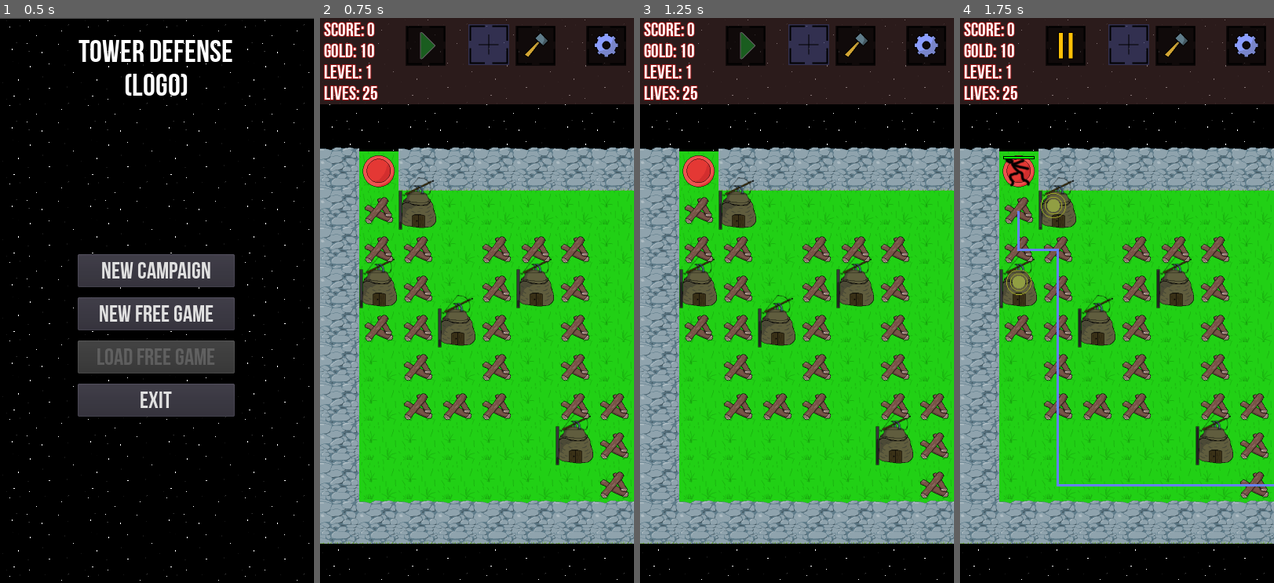
Above: before the commit, frames 1-4 (left to right).
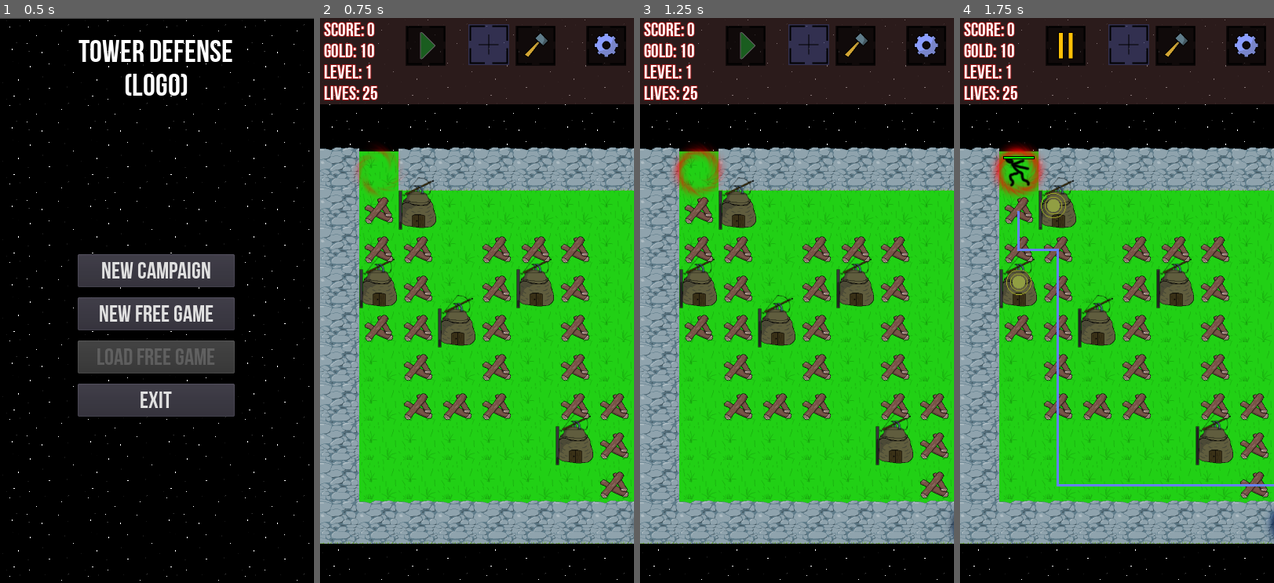
Above: after the commit, the same moments.

Repository: thewillwillhelp/godot-td
Game: Godot game, scene res://scenes/MainMenu.tscn
Two runs of this game, one before a commit and one after it. Both use one fixed random seed, a clock stepped at 60 frames per second and the inputs below.
Inputs (mouse positions are in pixels of both pictures, inside the frame that each line leads up to):
- Up to frame 1 (0.5 s): no input
- Up to frame 2 (0.75 s): click "New campaign" at 0.5 s
- Up to frame 3 (1.25 s): no input
- Up to frame 4 (1.75 s): click (1066, 46) at 1.25 s

Frame 1 is identical in both runs. In frame 2, 0.7% of the frame differs, in the area x 11-100%, y 22-91%; in frame 3, 1.2%; in frame 4, 1.2%, in the area x 10-100%, y 22-93%.

Commit message:
feat: add animated portals

Diff:
--- a/scenes/BattleFieldScene.gd
+++ b/scenes/BattleFieldScene.gd
@@ -404,7 +404,8 @@
         self.is_wait_next_wave = false
         self.is_game_on_pause = true
         self._on_StartWaveButton_pressed()
-        self.game_data.current_wave += 1
+        if self.game_data.has("max_waves"):
+            self.game_data.current_wave += 1
 
 func get_random_border_position(to_keep_distance: Vector2 = Vector2()) -> Vector2:
     randomize()
--- a/scenes/BattleFieldScene.tscn
+++ b/scenes/BattleFieldScene.tscn
@@ -7,10 +7,36 @@
 [ext_resource path="res://assets/images/exit-portal.png" type="Texture" id=5]
 [ext_resource path="res://assets/images/enter-portal.png" type="Texture" id=6]
 [ext_resource path="res://assets/images/main-background-v2.png" type="Texture" id=7]
+[ext_resource path="res://assets/images/particles/effect_4.png" type="Texture" id=9]
 [ext_resource path="res://scenes/swipe_detector.gd" type="Script" id=11]
 
 [sub_resource type="RectangleShape2D" id=1]
 extents = Vector2( 5, 5 )
+
+[sub_resource type="Gradient" id=2]
+offsets = PoolRealArray( 0, 0.906475 )
+colors = PoolColorArray( 0.0117647, 0.0117647, 0.0117647, 1, 0.00784314, 0.380392, 0.976471, 1 )
+
+[sub_resource type="GradientTexture" id=3]
+gradient = SubResource( 2 )
+
+[sub_resource type="ParticlesMaterial" id=4]
+flag_disable_z = true
+gravity = Vector3( 0, 0, 0 )
+angular_velocity = -210.33
+orbit_velocity = 0.0
+orbit_velocity_random = 0.0
+linear_accel = -75.28
+tangential_accel = 80.9
+color_ramp = SubResource( 3 )
+
+[sub_resource type="ParticlesMaterial" id=5]
+flag_disable_z = true
+gravity = Vector3( 0, 0, 0 )
+angular_velocity = -291.24
+orbit_velocity = 0.0
+orbit_velocity_random = 0.0
+color = Color( 1, 0, 0, 1 )
 
 [node name="BattleFieldScene" type="Node2D"]
 script = ExtResource( 1 )
@@ -94,8 +120,15 @@
 }
 
 [node name="Sprite" type="Sprite" parent="ExitArea"]
+visible = false
 scale = Vector2( 0.5, 0.5 )
 texture = ExtResource( 6 )
+
+[node name="ExitPortalParticles" type="Particles2D" parent="ExitArea"]
+scale = Vector2( 1.5, 1.5 )
+speed_scale = 0.5
+process_material = SubResource( 4 )
+texture = ExtResource( 9 )
 
 [node name="SwipeDetector" type="Node" parent="."]
 script = ExtResource( 11 )
@@ -110,8 +143,15 @@
 position = Vector2( 175, 25 )
 
 [node name="Sprite" type="Sprite" parent="EnterArea"]
+visible = false
 scale = Vector2( 0.5, 0.5 )
 texture = ExtResource( 5 )
+
+[node name="EnterPortalParticles" type="Particles2D" parent="EnterArea"]
+scale = Vector2( 1.5, 1.5 )
+speed_scale = 0.5
+process_material = SubResource( 5 )
+texture = ExtResource( 9 )
 [connection signal="gui_input" from="BattleField" to="." method="_on_BattleField_gui_input"]
 [connection signal="timeout" from="mob_create_timer" to="." method="_on_mob_create_timer_timeout"]
 [connection signal="area_entered" from="ExitArea" to="." method="_on_ExitArea_area_entered"]
--- a/scenes/MainMenu.tscn
+++ b/scenes/MainMenu.tscn
@@ -109,9 +109,9 @@
 
 [node name="FreeGameModes" type="VBoxContainer" parent="TextureRect/VBoxContainer/CenterContainer"]
 visible = false
-margin_left = 74.0
+margin_left = 75.0
 margin_top = 188.0
-margin_right = 274.0
+margin_right = 275.0
 margin_bottom = 395.0
 rect_min_size = Vector2( 200, 0 )
 custom_constants/separation = 13
Binary file added: assets/images/particles/effect_4.png
Not shown, added: assets/images/particles/effect_4.png.import
Binary file added: assets/images/portal-particles.png
Not shown, added: assets/images/portal-particles.png.import
Not shown: 1 places in scenes/BattleFieldScene.tscn that only renumber resources
